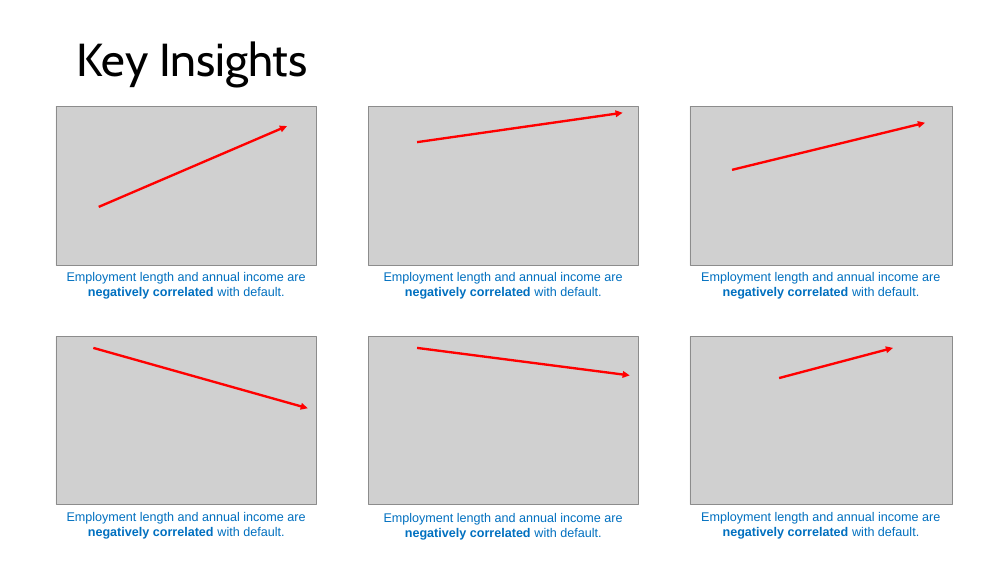
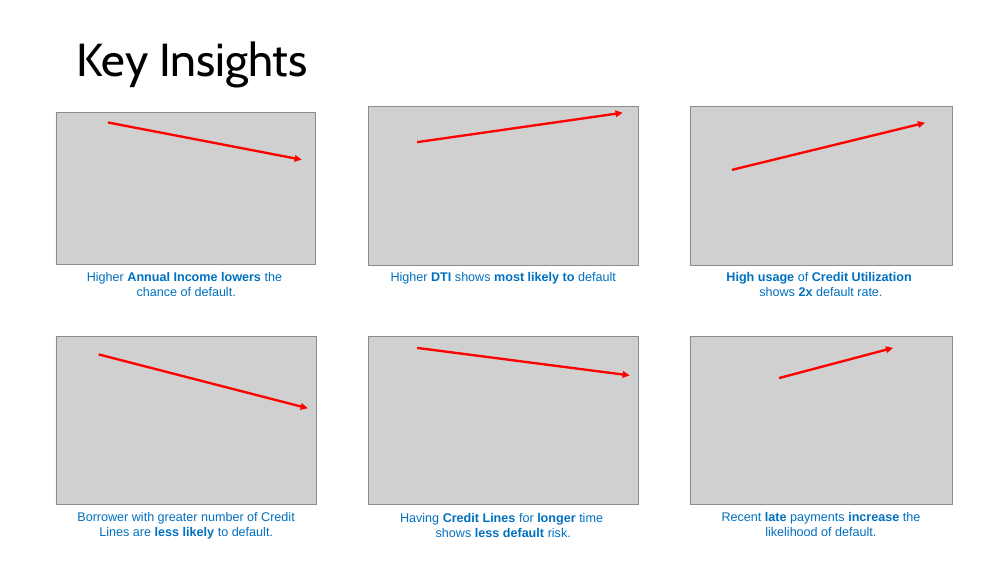
Before and after one commit to mvsundaresan/LendingClub, a slide deck: slide 4 of LendingClubAnalysis.pptx. Drawn at 1008x567 pixels with LibreOffice and Linux fonts; fonts in the diff are those of the drawing; grey boxes stand for pictures. Boxes give left, top, right and bottom in pixels: in the first picture for what was removed or moved away, otherwise in the second. Text is boxed around its words. In the diff, an @@ line names an element or a change of style, - is before the commit and + after.

```diff
--- a/LendingClubAnalysis.pptx
+++ b/LendingClubAnalysis.pptx
@@ picture: place and size @@
-picture at box(56, 106, 317, 265)
+picture at box(56, 113, 315, 264)
@@ arrow moved from (99, 207) - (287, 126) to (108, 123) - (302, 160) @@
@@ text at box(87, 272, 282, 296): text changed @@
-Employment length and annual income are negatively correlated with default.
+Higher Annual Income lowers the
+chance of default.
@@ text at box(391, 272, 616, 284): text changed @@
-Employment length and annual income are negatively correlated with default.
+Higher DTI shows most likely to default
@@ text at box(726, 272, 912, 296): text changed; bold on @@
-Employment length and annual income are negatively correlated with default.
+High usage of Credit Utilization
+shows 2x default rate.
@@ arrow moved from (93, 348) - (308, 408) to (99, 355) - (308, 408) @@
@@ text at box(77, 512, 295, 539): text changed @@
-Employment length and annual income are negatively correlated with default.
+Borrower with greater number of Credit Lines are less likely to default.
@@ text at box(400, 513, 603, 537): text changed; bold on @@
-Employment length and annual income are negatively correlated with default.
+Having Credit Lines for longer time
+shows less default risk.
@@ text at box(722, 512, 920, 536): text changed @@
-Employment length and annual income are negatively correlated with default.
+Recent late payments increase the likelihood of default.
```
Also in this commit, not shown: 2 other slides changed, 2 slides added, 2 slides removed, 1 other file.
